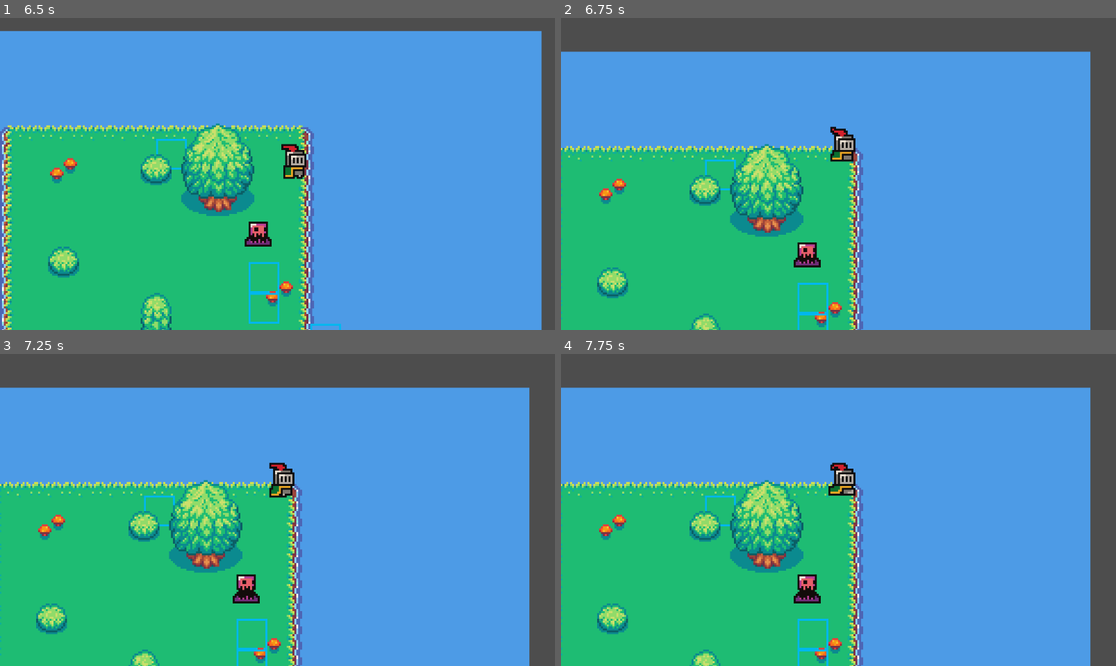
Above: before the commit, frames 1-4 (two rows, left to right).
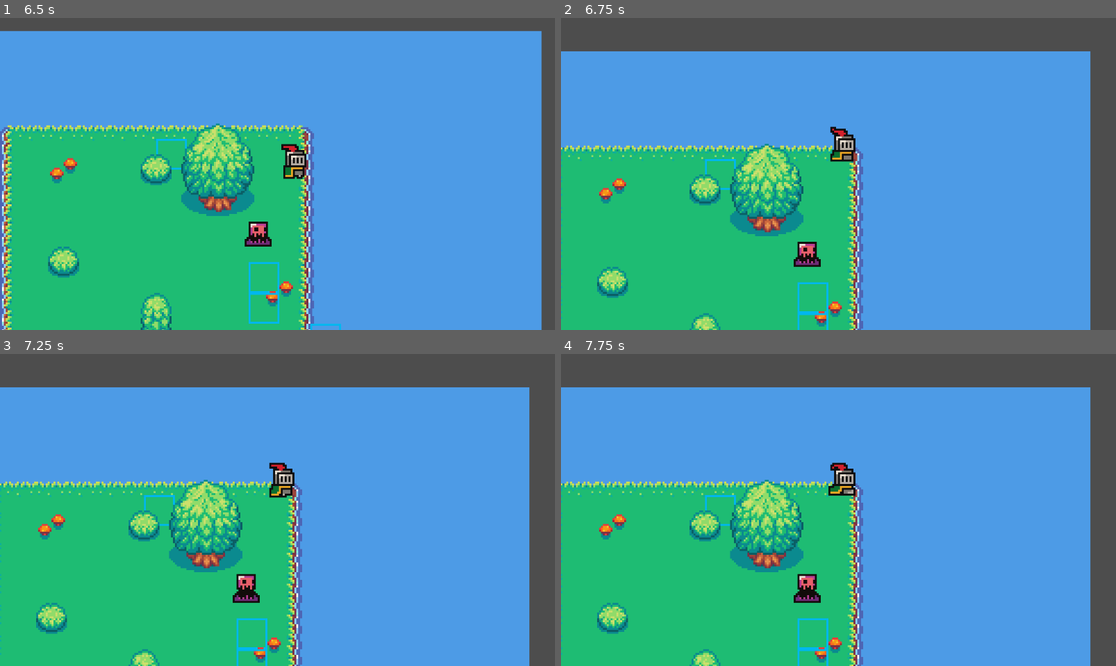
Above: after the commit, the same moments.

Repository: AlexAb123/May-Term
Game: Godot game, scene res://Scenes/Main.tscn
Two runs of this game, one before a commit and one after it. Both use one fixed random seed, a clock stepped at 60 frames per second and the inputs below. The engine's default icon, where the game draws it, is replaced by a stand-in: a white triangle on a blue panel in a dark square.
Inputs (mouse positions are in pixels of both pictures, inside the frame that each line leads up to):
- Up to frame 1 (6.5 s): move the mouse to (399, 158) at 0.52 s; hold D (move_right) 0.53-1.28 s; tap X (x) at 0.6, 1.55, 2.1, 3.05, 3.6, 4.55, 5.1, 6.05 s; click (399, 158) at 0.67 s; tap Z (z) at 0.8, 1.35, 2.3, 2.85, 3.8, 4.35, 5.3, 5.85 s; move the mouse to (316, 167) at 1.27 s; hold S (move_down) 1.28-2.03 s; click (316, 167) at 1.42 s; move the mouse to (333, 105) at 2.02 s; hold D (move_right) 2.03-2.78 s; click (333, 105) at 2.17 s; move the mouse to (266, 83) at 2.77 s; hold W (move_up) 2.78-3.53 s; click (266, 83) at 2.92 s; move the mouse to (183, 164) at 3.52 s; hold A (move_left) 3.53-5.03 s; click (183, 164) at 3.67 s; move the mouse to (271, 208) at 4.27 s; click (271, 208) at 4.42 s; hold S (move_down) 5.03-5.78 s; click (271, 208) at 5.17 s; move the mouse to (338, 323) at 5.77 s; hold D (move_right) from 5.78 s (still down); click (338, 323) at 5.92 s
- Up to frame 2 (6.75 s): tap Enter at 6.5 s; move the mouse to (827, 308) at 6.52 s; release D (move_right) at 6.53 s; hold W (move_up) from 6.53 s (still down); tap X (x) at 6.6 s; click (827, 308) at 6.67 s
- Up to frame 3 (7.25 s): keep holding W (move_up); tap Z (z) at 6.8 s
- Up to frame 4 (7.75 s): move the mouse to (810, 665) at 7.27 s; release W (move_up) at 7.28 s; hold D (move_right) from 7.28 s (still down); tap Z (z) at 7.35 s; click (810, 665) at 7.42 s; tap X (x) at 7.55 s

Frame 1 is identical in both runs. In frame 2, 1.9% of the frame differs, in the area x 0-96%, y 10-100%; in frame 3, 1.9%; in frame 4, 1.9%.

Commit message:
BUILDING MANAGER DONE - CANT PLACE ON THE SAME TILE

Diff:
--- a/Scenes/Main.tscn
+++ b/Scenes/Main.tscn
@@ -1,9 +1,8 @@
-[gd_scene load_steps=6 format=3 uid="uid://bwiphvlchyy5"]
+[gd_scene load_steps=5 format=3 uid="uid://bwiphvlchyy5"]
 
 [ext_resource type="PackedScene" uid="uid://cqbjmjoub20yy" path="res://Scenes/Player.tscn" id="1_pu1qa"]
-[ext_resource type="Texture2D" uid="uid://s4t57ssophup" path="res://icon.svg" id="3_mlsly"]
 [ext_resource type="PackedScene" uid="uid://x1y5wk4ik7t2" path="res://Scenes/Camera.tscn" id="3_nd7p8"]
-[ext_resource type="PackedScene" uid="uid://rorfcs1w02g0" path="res://Scenes/TileMap.tscn" id="4_241aj"]
+[ext_resource type="PackedScene" uid="uid://rorfcs1w02g0" path="res://Scenes/Level_1.tscn" id="4_241aj"]
 [ext_resource type="PackedScene" uid="uid://b3xvsbpqeyd3s" path="res://Scenes/Enemy Scenes/Enemy.tscn" id="6_120ga"]
 
 [node name="Main" type="Node2D"]
@@ -12,12 +11,6 @@
 [node name="Player" parent="." instance=ExtResource("1_pu1qa")]
 position = Vector2(-45, -29)
 
-[node name="Sprite2D" type="Sprite2D" parent="."]
-visible = false
-position = Vector2(135, -103)
-scale = Vector2(0.515625, 0.546875)
-texture = ExtResource("3_mlsly")
-
 [node name="Camera2D" parent="." instance=ExtResource("3_nd7p8")]
 
 [node name="TileMap" parent="." instance=ExtResource("4_241aj")]
--- a/Scripts/Building Scripts/Building.gd
+++ b/Scripts/Building Scripts/Building.gd
@@ -68,4 +68,5 @@
 
 func deconstruct():
 	print("Add item to player inventory")
+	BuildingManager.remove_building(self)
 	queue_free()
--- a/Scripts/Manager Scripts/RecipeBuildingManager.gd
+++ /dev/null
@@ -1,15 +0,0 @@
-extends Node2D
-
-var recipeBuildings : Array[RecipeBuilding]
-# Called when the node enters the scene tree for the first time.
-func _ready():
-	pass # Replace with function body.
-
-
-# Called every frame. 'delta' is the elapsed time since the previous frame.
-func _process(delta):
-	for recipeBuilding in recipeBuildings:
-		recipeBuilding.process(delta)
-
-func addRecipeBuilding(recipeBuilding : RecipeBuilding):
-	recipeBuildings.append(recipeBuilding)
--- a/Scripts/Player Scripts/Player.gd
+++ b/Scripts/Player Scripts/Player.gd
@@ -45,10 +45,13 @@
 		select_item(Database.item_database["Furnace"])
 
 	if left_click_down:
-		if selected_item is PlaceableItem:
+		var snapped_mouse_position: Vector2 = snapped(get_global_mouse_position(), Vector2(16, 16))
+		if selected_item is PlaceableItem and not BuildingManager.check_position_occupied(snapped_mouse_position):
 			var building: Building = selected_item.buildingScene.instantiate()
-			building.global_position.x = snapped(get_global_mouse_position().x, 16)
-			building.global_position.y = snapped(get_global_mouse_position().y, 16)
+			building.global_position = snapped_mouse_position
+			BuildingManager.add_building(building)
+			print(snapped(building.global_position, Vector2(16, 16))/16)
+			BuildingManager.add_building(building)
 			get_owner().add_child(building)
 
 func select_item(new_item: Item):
--- /dev/null
+++ b/Scripts/Singletons/BuildingManager.gd
@@ -0,0 +1,26 @@
+extends Node
+
+var buildings: Array[Array]
+var map_size = 100
+
+# Called when the node enters the scene tree for the first time.
+func _ready():
+	for i in 100:
+		var temp: Array = []
+		for j in 100:
+			temp.append(null)
+		buildings.append(temp)
+
+# Called every frame. 'delta' is the elapsed time since the previous frame.
+func _process(delta):
+	pass
+
+func add_building(building: Building):
+	buildings[snapped(building.global_position.x, 16)/16+map_size/2][snapped(building.global_position.y, 16)/16+map_size/2] = building
+
+func remove_building(building: Building):
+	buildings[snapped(building.global_position.x, 16)/16+map_size/2][snapped(building.global_position.y, 16)/16+map_size/2] = null
+
+
+func check_position_occupied(pos: Vector2) -> bool:
+	return buildings[snapped(pos.x, 16)/16+map_size/2][snapped(pos.y, 16)/16+map_size/2] != null
--- a/project.godot
+++ b/project.godot
@@ -18,6 +18,7 @@
 [autoload]
 
 Database="*res://Scripts/Singletons/Database.gd"
+BuildingManager="*res://Scripts/Singletons/BuildingManager.gd"
 
 [display]
 
Renamed: Scenes/TileMap.tscn -> Scenes/Level_1.tscn
